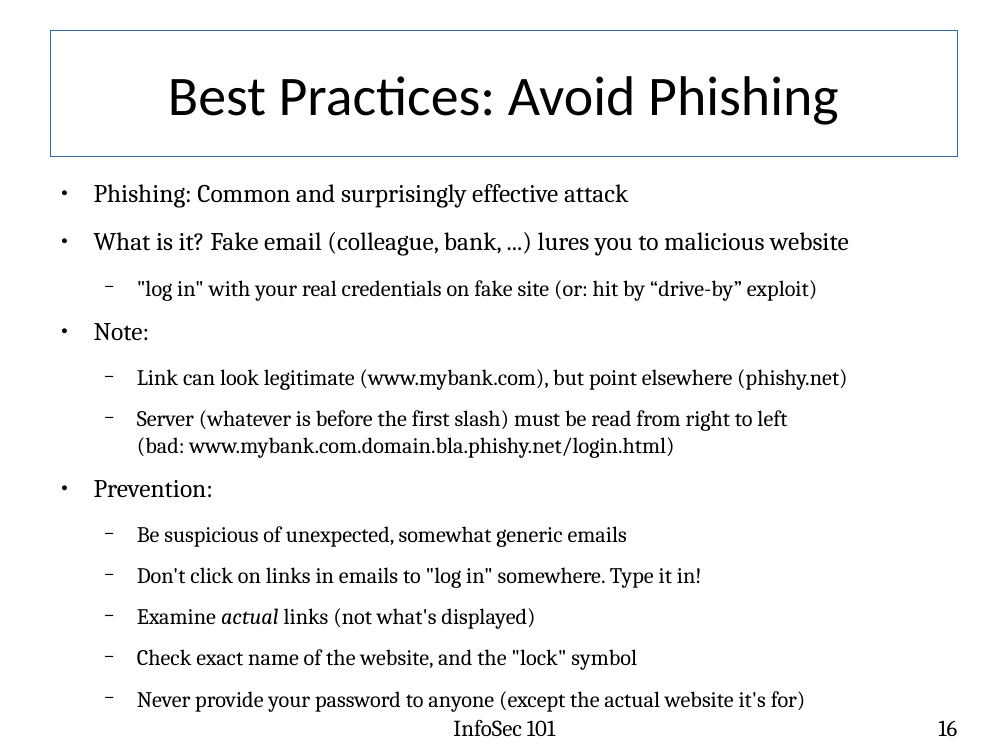
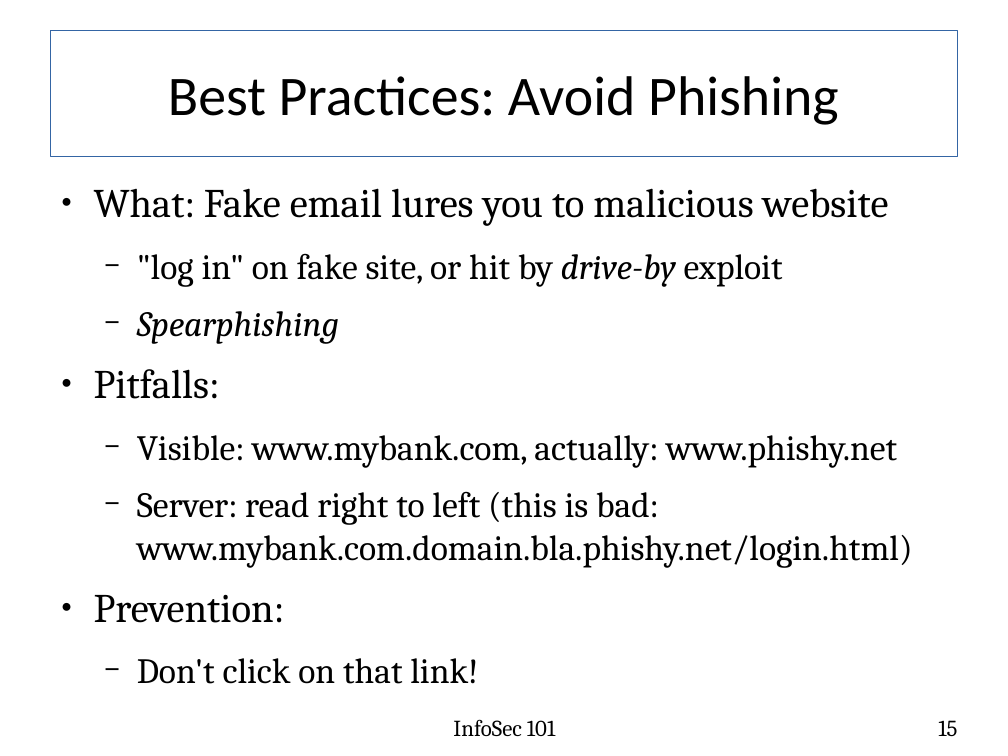
Before and after one commit to fabianlischka/InfoSec101, a slide deck: slide 15 of InfoSec101-Presentation-FCC-2015-02-26.odp (slide 16 before the commit). Drawn at 1008x756 pixels with LibreOffice and Linux fonts; fonts in the diff are those of the drawing. Boxes give left, top, right and bottom in pixels: in the first picture for what was removed or moved away, otherwise in the second. Text is boxed around its words. In the diff, an @@ line names an element or a change of style, - is before the commit and + after.

Commit message:
clean up a bit, incorporate most of Leo's email

```diff
--- a/InfoSec101-Presentation-FCC-2015-02-26.odp
+++ b/InfoSec101-Presentation-FCC-2015-02-26.odp
@@ text at <box>94,188,913,568</box>: text changed; size 17.5 to 28 pt @@
-● Phishing: Common and surprisingly effective attack
-● What is it? Fake email (colleague, bank, ...) lures you to malicious website
-  − "log in" with your real credentials on fake site (or: hit by “drive-by” exploit)
-● Note:
-  − Link can look legitimate (www.mybank.com), but point elsewhere (phishy.net)
-  − Server (whatever is before the first slash) must be read from right to left
-    (bad: www.mybank.com.domain.bla.phishy.net/login.html)
+● What: Fake email lures you to malicious website
+  − "log in" on fake site, or hit by drive-by exploit
+  − Spearphishing
+● Pitfalls:
+  − Visible: www.mybank.com, actually: www.phishy.net
+  − Server: read right to left (this is bad: www.mybank.com.domain.bla.phishy.net/login.html)
@@ text at <box>94,595,285,623</box>: size 20 to 32 pt in "Prevention:" @@
@@ text at <box>137,658,478,684</box>: text changed; size 17.5 to 28 pt @@
-  − Be suspicious of unexpected, somewhat generic emails
-  − Don't click on links in emails to "log in" somewhere. Type it in!
-  − Examine actual links (not what's displayed)
-  − Check exact name of the website, and the "lock" symbol
-  − Never provide your password to anyone (except the actual website it's for)
+  − Don't click on that link!
@@ page number at <box>938,720,957,737</box>: text changed @@
-16
+15
```
Also in this commit, not shown: 18 other slides changed, 1 slide removed.
